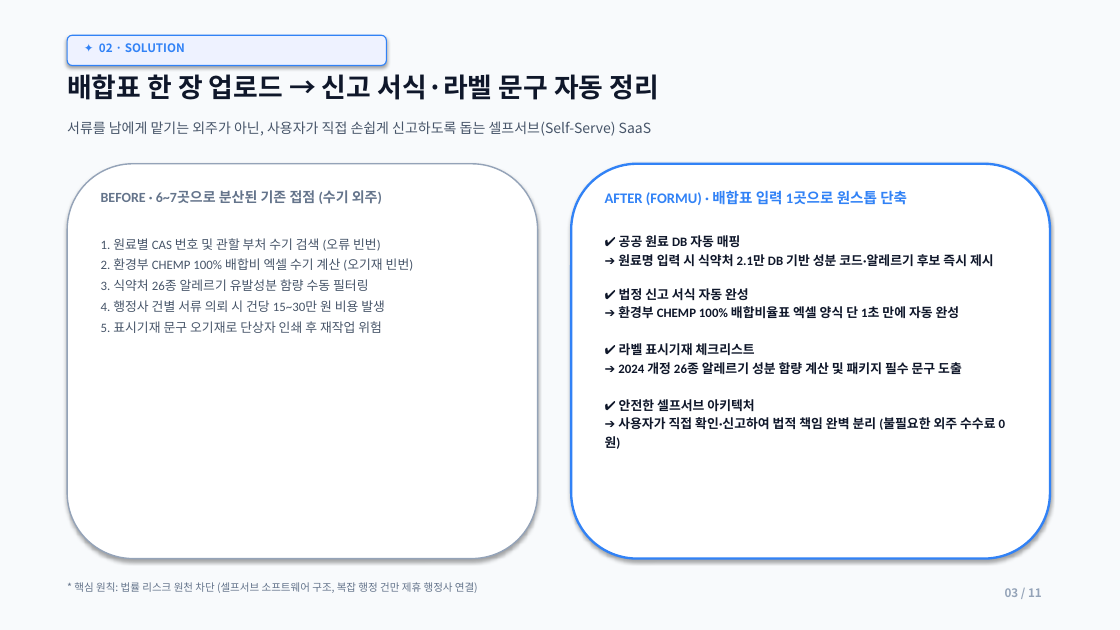
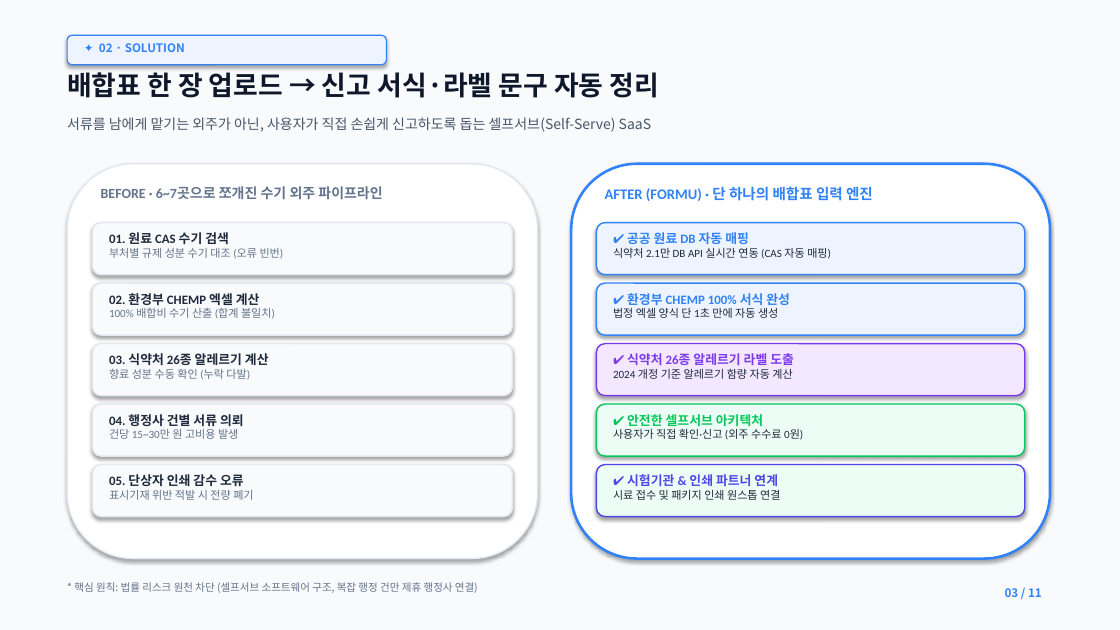
Before and after one commit to lita-lilith16/formu-landing, a slide deck: slide 3 of public/formu_pitch_deck.pptx. Drawn at 1120x630 pixels with LibreOffice and Linux fonts; fonts in the diff are those of the drawing. Boxes give left, top, right and bottom in pixels: in the first picture for what was removed or moved away, otherwise in the second. Text is boxed around its words. In the diff, an @@ line names an element or a change of style, - is before the commit and + after.

```diff
--- a/public/formu_pitch_deck.pptx
+++ b/public/formu_pitch_deck.pptx
@@ text "배합표 한 장 업로드 → ..." rewrapped from box(67, 74, 659, 100) to box(67, 68, 659, 98) @@
@@ text "서류를 남에게 맡기는 외주가 아닌, ...": place and size @@
-text "서류를 남에게 맡기는 외주가 아닌, ..." at box(67, 121, 651, 136)
+text "서류를 남에게 맡기는 외주가 아닌, ..." at box(67, 117, 651, 132)
@@ rounded rectangle at box(67, 164, 538, 559): outline #94A3B8 1.2 pt to #E2E8F0 1.2 pt @@
@@ rounded rectangle at box(571, 164, 1050, 559): outline #3182F6 2 pt to #3182F6 2.2 pt @@
@@ text at box(101, 186, 382, 200): text changed @@
-BEFORE · 6~7곳으로 분산된 기존 접점 (수기 외주)
+BEFORE · 6~7곳으로 쪼개진 수기 외주 파이프라인
@@ text at box(605, 186, 873, 201): text changed @@
-AFTER (FORMU) · 배합표 입력 1곳으로 원스톱 단축
+AFTER (FORMU) · 단 하나의 배합표 입력 엔진
@@ rounded rectangle added at box(92, 223, 513, 275), fill #F8FAFC, outline #E2E8F0 1.2 pt @@
@@ text removed at box(101, 238, 414, 333) @@
-1. 원료별 CAS 번호 및 관할 부처 수기 검색 (오류 빈번)
-2. 환경부 CHEMP 100% 배합비 엑셀 수기 계산 (오기재 빈번)
-3. 식약처 26종 알레르기 유발성분 함량 수동 필터링
-4. 행정사 건별 서류 의뢰 시 건당 15~30만 원 비용 발생
-5. 표시기재 문구 오기재로 단상자 인쇄 후 재작업 위험
@@ text added at box(109, 232, 284, 259), 9.5 pt, text #64748B @@
+01. 원료 CAS 수기 검색
+부처별 규제 성분 수기 대조 (오류 빈번)
@@ rounded rectangle added at box(597, 223, 1025, 275), fill #EEF4FF, outline #3182F6 1.2 pt @@
@@ text added at box(613, 232, 831, 259), 9.5 pt, text #1E293B @@
+✔ 공공 원료 DB 자동 매핑
+식약처 2.1만 DB API 실시간 연동 (CAS 자동 매핑)
@@ rounded rectangle added at box(92, 283, 513, 335), fill #F8FAFC, outline #E2E8F0 1.2 pt @@
@@ text at box(109, 293, 275, 319): text changed; size 11 to 9.5 pt; text colour #0F172A to #64748B; bold off @@
-✔ 공공 원료 DB 자동 매핑
-➔ 원료명 입력 시 식약처 2.1만 DB 기반 성분 코드·알레르기 후보 즉시 제시
-✔ 법정 신고 서식 자동 완성
-➔ 환경부 CHEMP 100% 배합비율표 엑셀 양식 단 1초 만에 자동 완성
-✔ 라벨 표시기재 체크리스트
-➔ 2024 개정 26종 알레르기 성분 함량 계산 및 패키지 필수 문구 도출
-✔ 안전한 셀프서브 아키텍처
-➔ 사용자가 직접 확인·신고하여 법적 책임 완벽 분리 (불필요한 외주 수수료 0원)
+02. 환경부 CHEMP 엑셀 계산
+100% 배합비 수기 산출 (합계 불일치)
@@ rounded rectangle added at box(597, 283, 1025, 335), fill #EEF4FF, outline #3182F6 1.2 pt @@
@@ text added at box(613, 293, 790, 318), 11 pt, text #3182F6, bold @@
+✔ 환경부 CHEMP 100% 서식 완성
+법정 엑셀 양식 단 1초 만에 자동 생성
@@ rounded rectangle added at box(92, 344, 513, 396), fill #F8FAFC, outline #E2E8F0 1.2 pt @@
@@ text added at box(109, 353, 269, 380), 11 pt, text #1E293B, bold @@
+03. 식약처 26종 알레르기 계산
+향료 성분 수동 확인 (누락 다발)
@@ rounded rectangle added at box(597, 344, 1025, 396), fill #F3E8FF, outline #7C3AED 1.2 pt @@
@@ text added at box(613, 353, 794, 379), 9.5 pt, text #1E293B @@
+✔ 식약처 26종 알레르기 라벨 도출
+2024 개정 기준 알레르기 함량 자동 계산
@@ rounded rectangle added at box(92, 404, 513, 456), fill #F8FAFC, outline #E2E8F0 1.2 pt @@
@@ text added at box(109, 414, 244, 439), 9.5 pt, text #64748B @@
+04. 행정사 건별 서류 의뢰
+건당 15~30만 원 고비용 발생
@@ rounded rectangle added at box(597, 404, 1025, 456), fill #ECFDF5, outline #03C75A 1.2 pt @@
@@ text added at box(613, 414, 803, 440), 9.5 pt, text #1E293B @@
+✔ 안전한 셀프서브 아키텍처
+사용자가 직접 확인·신고 (외주 수수료 0원)
@@ rounded rectangle added at box(92, 465, 513, 517), fill #F8FAFC, outline #E2E8F0 1.2 pt @@
@@ text added at box(109, 474, 253, 500), 9.5 pt, text #64748B @@
+05. 단상자 인쇄 감수 오류
+표시기재 위반 적발 시 전량 폐기
@@ rounded rectangle added at box(597, 465, 1025, 517), fill #ECFDF5, outline #4F46E5 1.2 pt @@
@@ text added at box(613, 474, 780, 500), 9.5 pt, text #1E293B @@
+✔ 시험기관 & 인쇄 파트너 연계
+시료 접수 및 패키지 인쇄 원스톱 연결
@@ text "03 / 11" at box(1005, 588, 1042, 597): text colour #94A3B8 to #3182F6 @@
```
Also in this commit, not shown: 10 other slides changed, 1 other file.
